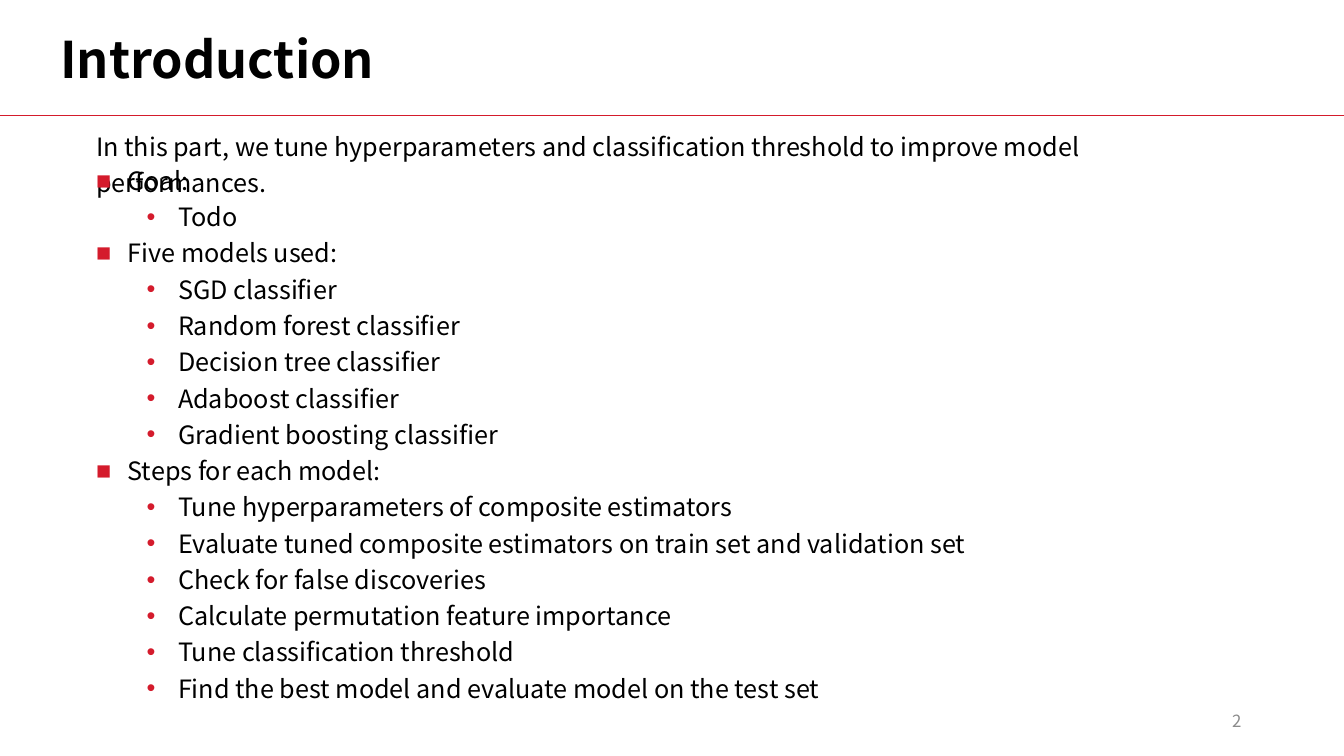
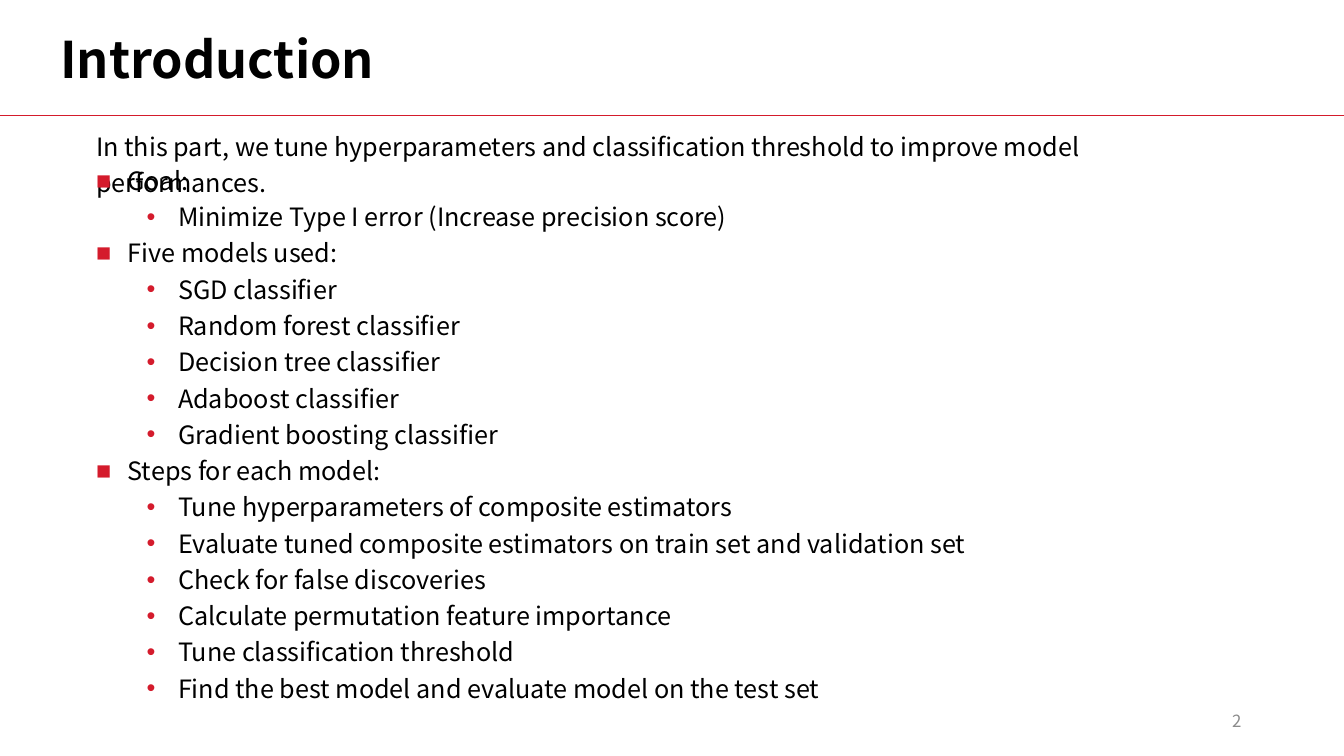
Before and after one commit to LiyangSong/Advertisement-CTR-Prediction, a slide deck: slide 2 of submissions/phase3/stepvi.pptx. Drawn at 1344x756 pixels with LibreOffice and Linux fonts; fonts in the diff are those of the drawing. Boxes give left, top, right and bottom in pixels: in the first picture for what was removed or moved away, otherwise in the second. Text is boxed around its words. In the diff, an @@ line names an element or a change of style, - is before the commit and + after.

```diff
--- a/submissions/phase3/stepvi.pptx
+++ b/submissions/phase3/stepvi.pptx
@@ text at <box>178,205,726,232</box>: text changed @@
-  • Todo
+  • Minimize Type I error (Increase precision score)
```
Also in this commit, not shown: 24 other slides changed.
